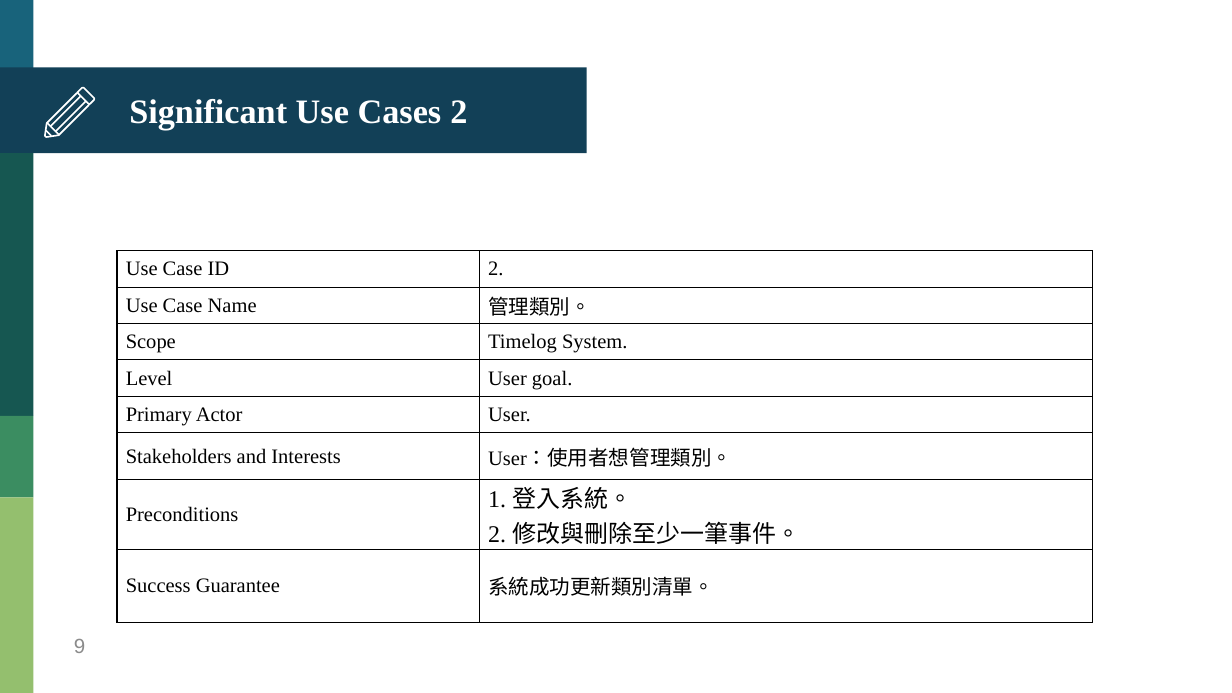
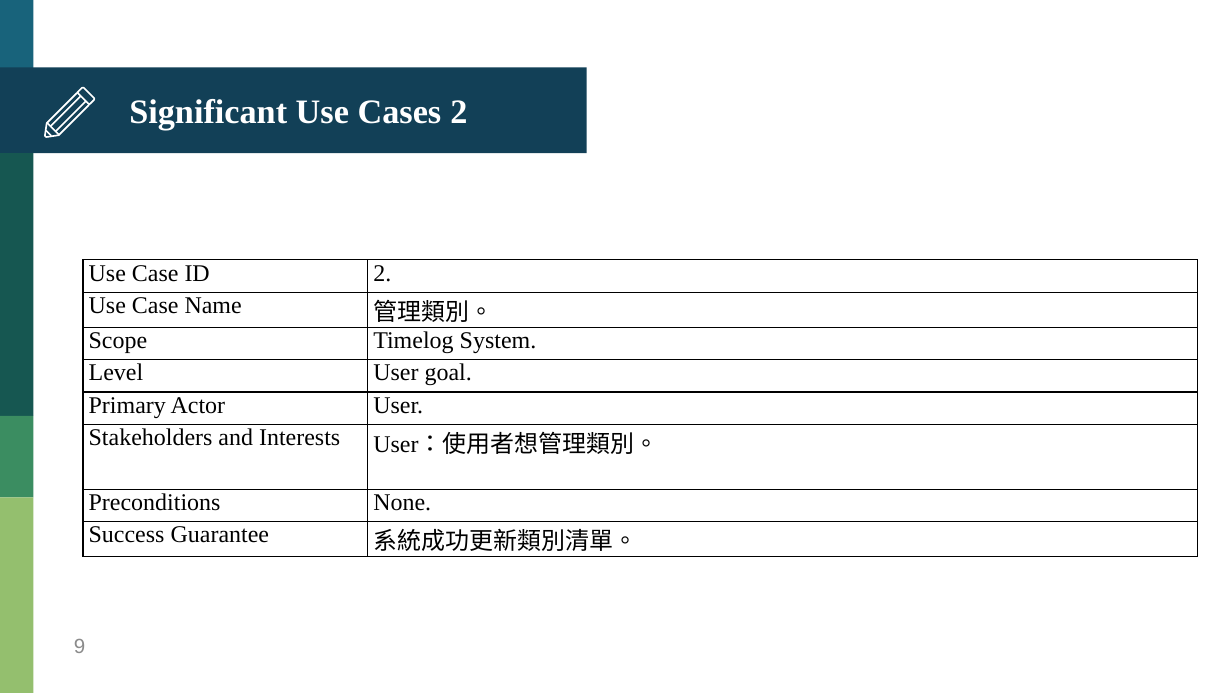
Before and after one commit to HankTwZhong/OOAD, a slide deck: slide 9 of OOAD_Midterm.pptx. Drawn at 1232x693 pixels with LibreOffice and Linux fonts; fonts in the diff are those of the drawing. Boxes give left, top, right and bottom in pixels: in the first picture for what was removed or moved away, otherwise in the second. Text is boxed around its words. In the diff, an @@ line names an element or a change of style, - is before the commit and + after.

```diff
--- a/OOAD_Midterm.pptx
+++ b/OOAD_Midterm.pptx
@@ table at (x1=83, y1=260, x2=1196, y2=555) @@
-row 7, column 2: 1. 登入系統。 / 2. 修改與刪除至少一筆事件。
+row 7, column 2: None.
@@ size 12 to 14 pt @@
@@ table resized from (x1=117, y1=250, x2=1092, y2=610) to (x1=83, y1=260, x2=1196, y2=555) @@
```
Also in this commit, not shown: 3 other slides changed, 7 other files.
